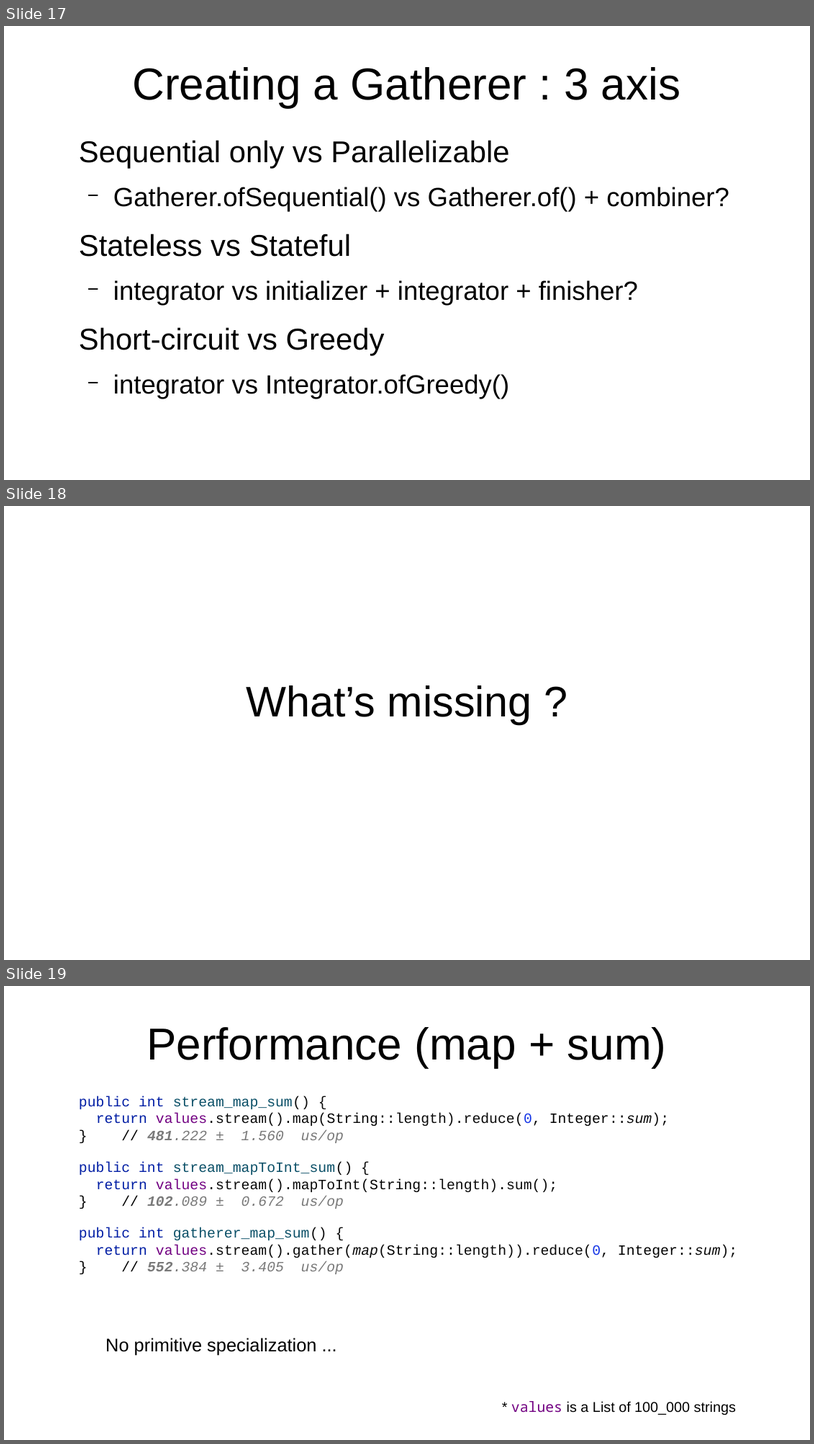
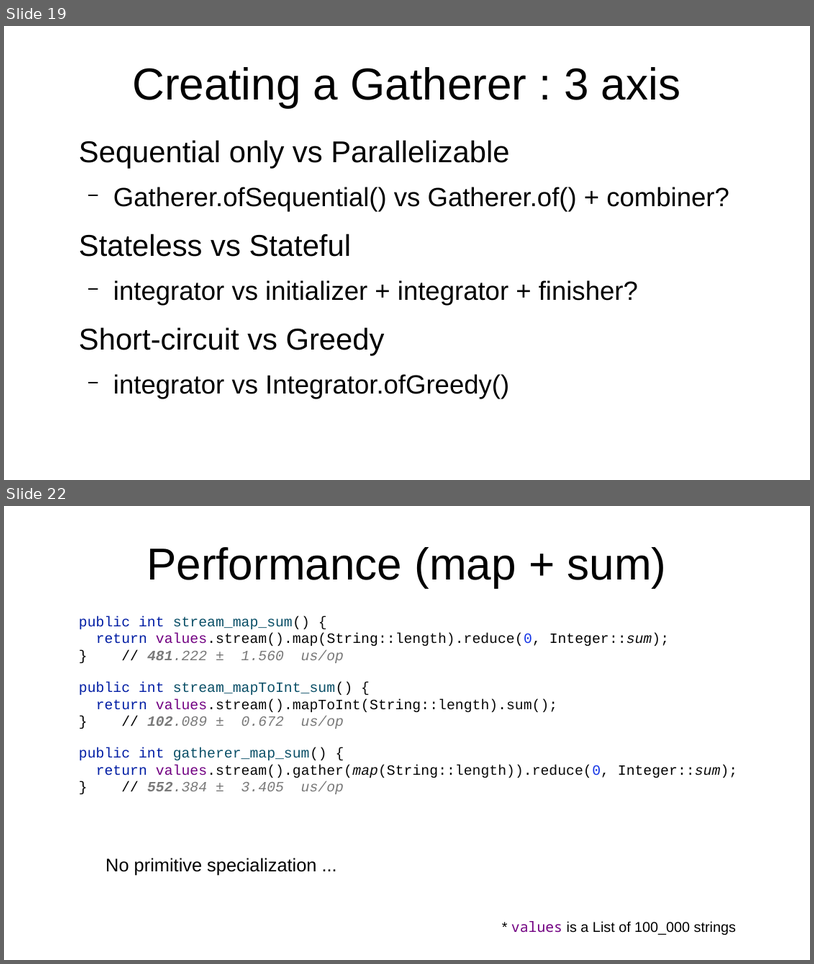
Before and after one commit to forax/we_are_all_to_gather, a slide deck: We are all to gather.odp. Shown one above the other, each under a label of ours: slides 17, 18 and 19 before the commit, slides 19 and 22 after it; the slides between them are not shown. The pictures are 814x1444 and 814x964 pixels, drawn with LibreOffice and Linux fonts; fonts in the diff are those of the drawing. Boxes give left, top, right and bottom in pixels: in the first picture for what was removed or moved away, otherwise in the second. Text is boxed around its words. In the diff, an @@ line names an element or a change of style, - is before the commit and + after.

```diff
--- a/We are all to gather.odp
+++ b/We are all to gather.odp
@@ slide 18 removed at [4, 506, 810, 960], background #FFFFFF @@
@@ subtitle removed at [247, 685, 532, 724] @@
-What’s missing ?
@@ what was slide 17 is now slide 19 @@
@@ what was slide 19 is now slide 22 @@
```
Also in this commit, not shown: 9 slides changed, 4 slides added, 1 other file.
